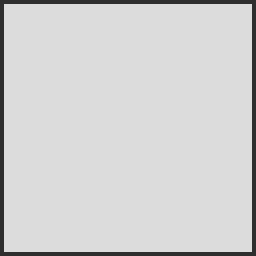
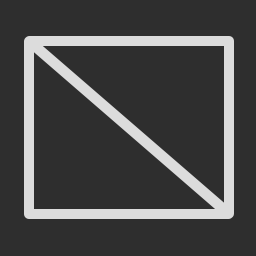
Before/after of a 256 x 256 layered artwork. What changed in the layer stack:
added layer "Polygon 1 copy 3" above "Polygon 1 copy 2" over [24, 36, 234, 219]
hid "Rectangle 1" over [4, 4, 252, 252]
